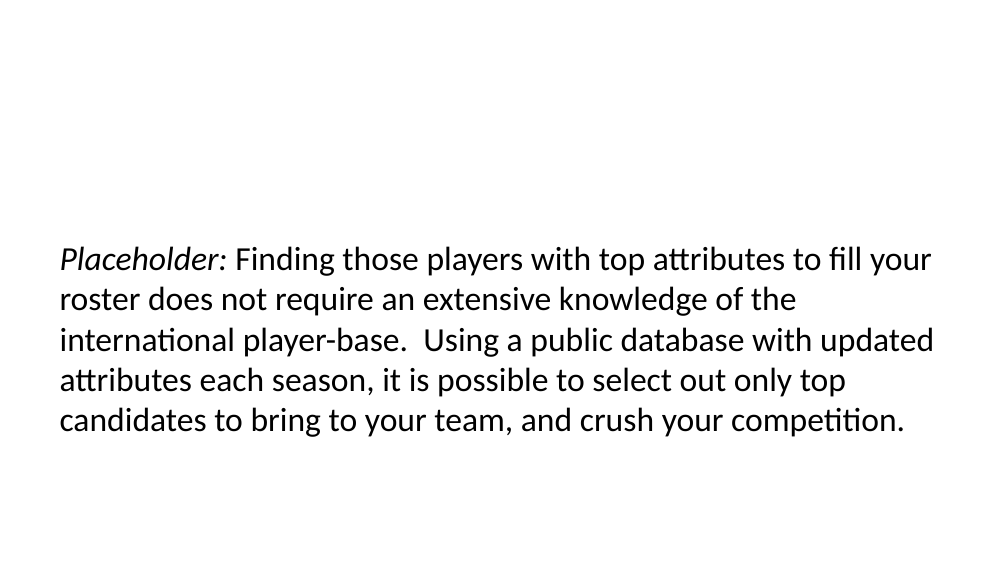
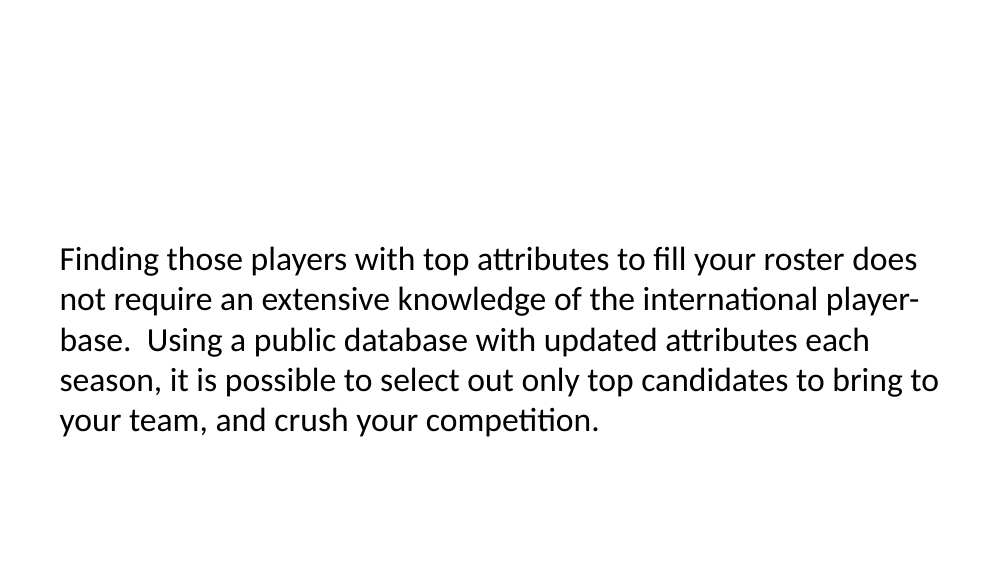
Before and after one commit to Randy0601/Soccer-Analysis, a slide deck: slide 2 of Presentation.pptx. Drawn at 1008x567 pixels with LibreOffice and Linux fonts; fonts in the diff are those of the drawing; background and template pictures are left out. Boxes give left, top, right and bottom in pixels: in the first picture for what was removed or moved away, otherwise in the second. Text is boxed around its words. In the diff, an @@ line names an element or a change of style, - is before the commit and + after.

Commit message:
updated powerpoint

```diff
--- a/Presentation.pptx
+++ b/Presentation.pptx
@@ text at <box>60,246,939,437</box>: text changed @@
-Placeholder: Finding those players with top attributes to fill your roster does not require an extensive knowledge of the international player-base. Using a public database with updated attributes each season, it is possible to select out only top candidates to bring to your team, and crush your competition.
+Finding those players with top attributes to fill your roster does not require an extensive knowledge of the international player-base. Using a public database with updated attributes each season, it is possible to select out only top candidates to bring to your team, and crush your competition.
```
Also in this commit, not shown: 6 other slides changed.
